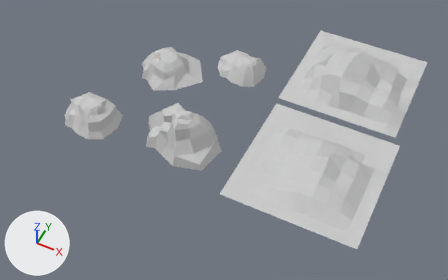
Two versions of the FBX model Project/Assets/Models/Mountains.FBX, one commit apart.
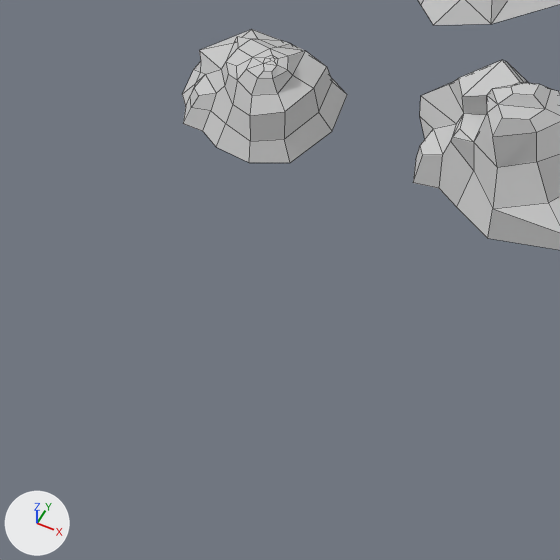
There are two pictures of each version: one whole from a 50 mm camera at (899.0, -919.0, 1737.0) aimed at (195.0, 491.0, -24.0), one close up on the part from 0% to 44% of the width and 29% to 100% of the height. The lights are fixed; the arrows at lower left show +X, +Y and +Z. The close-ups show mesh edges as thin lines. Where no turn or scale is listed for an object, it has been applied to the vertices.

In view in the first close-up: 'Rock_01', 'Rock_05', 'Rock_06'.
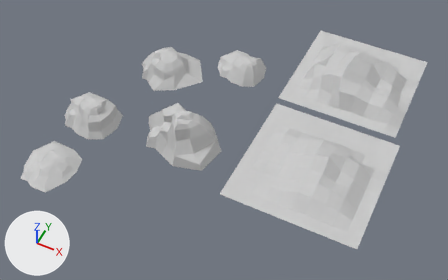
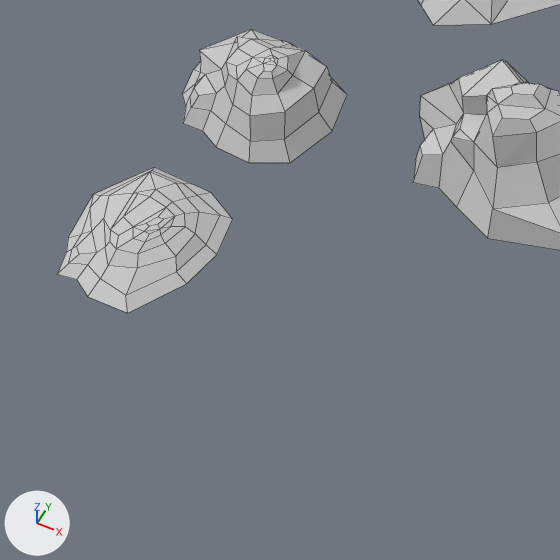
What differs and where, as boxes [x1, y1, x2, y2] in the close-ups (560 x 560 px):
'Rock_07', added: after [58, 167, 233, 313]

Diff of the bpy script that builds the scene:
```diff
--- a/Project/Assets/Models/Mountains.FBX.py
+++ b/Project/Assets/Models/Mountains.FBX.py
@@ me_rock_07_ncl1_1 @@
+me_rock_07_ncl1_1.from_pydata(...)  # 71 vertices, 67 faces; spans x -122.0..81.0, y -115.0..97.0, z 0.0..41.0
+me_rock_07_ncl1_1.materials.append(mat_environmenttexture)  # its picture is missing
@@ ob_rock_07 @@
+ob_rock_07 = bpy.data.objects.new('Rock_07', me_rock_07_ncl1_1)
+ob_rock_07.location = (-280.0, 87.0, 0.0)
```
